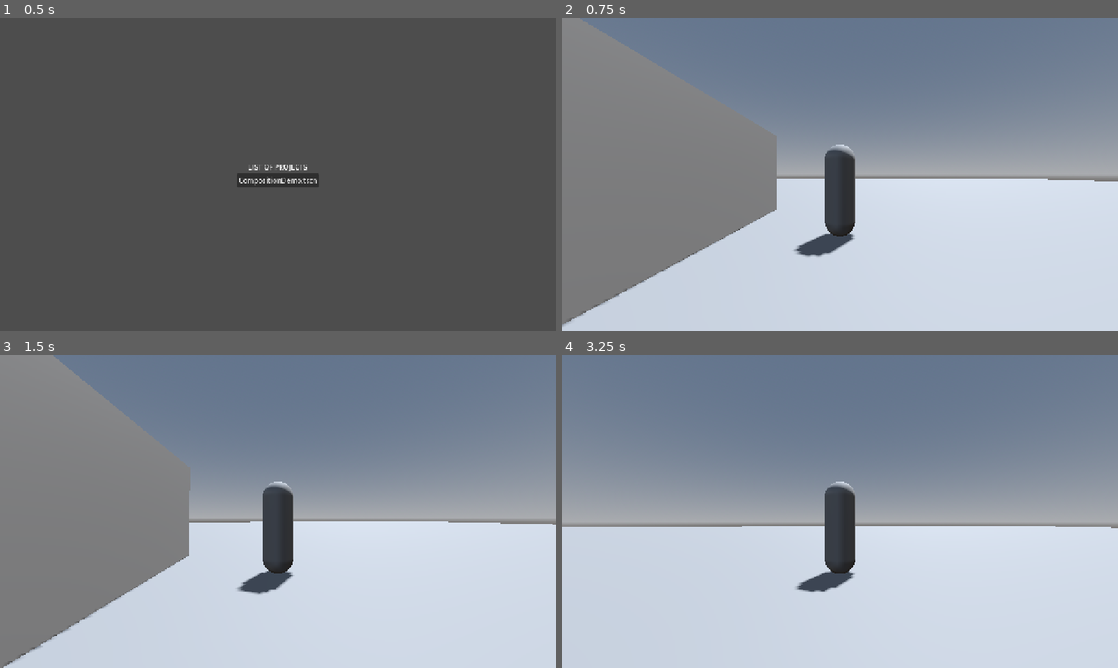
Above: before the commit, frames 1-4 (two rows, left to right).
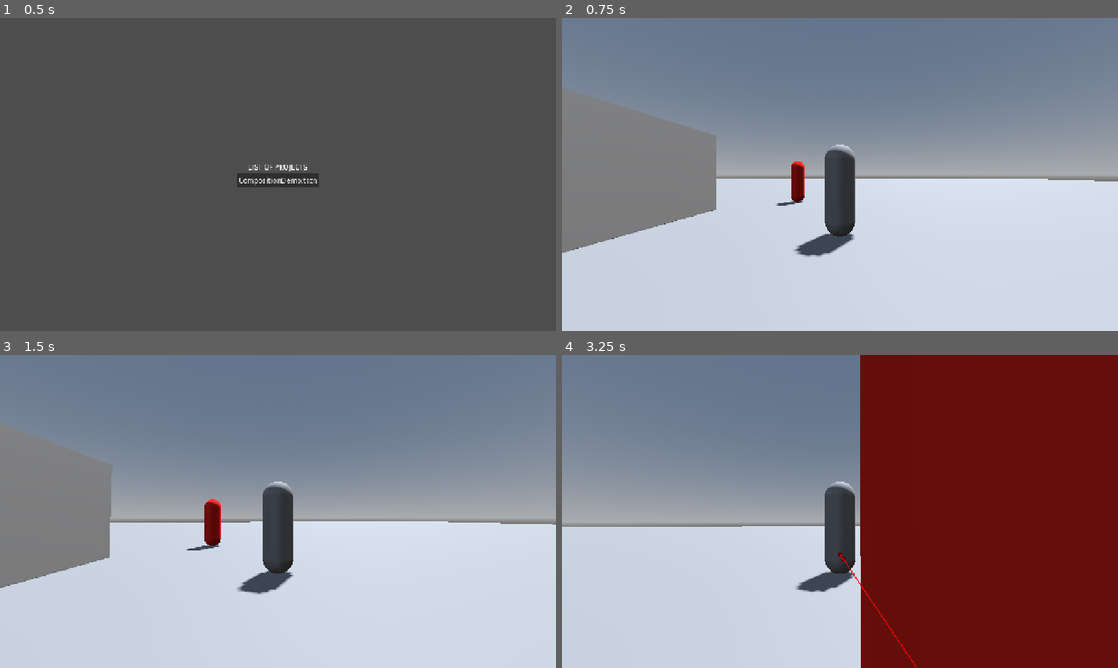
Above: after the commit, the same moments.

Repository: LATRio/ProjectsCollection_Godot
Game: Godot game, scene res://Root.tscn
Same seed, same stepped clock (60 frames per second), same inputs: the game is played once before the commit and once after it.
Inputs (mouse positions are in pixels of both pictures, inside the frame that each line leads up to):
- Up to frame 1 (0.5 s): no input
- Up to frame 2 (0.75 s): click "CompositionDemo.tscn" at 0.5 s
- Up to frame 3 (1.5 s): tap Enter at 1.25 s; move the mouse to (305, 511) at 1.27 s; hold W (up) from 1.28 s (still down); tap H (heal) at 1.35 s
- Up to frame 4 (3.25 s): keep holding W (up); tap Space (jump) at 1.52, 2.27 s; tap T (track_me, bound only after the commit) at 1.55, 2.1, 3.05 s; move the mouse to (812, 511) at 2.02 s; tap H (heal) at 2.3, 2.85 s; move the mouse to (851, 505) at 2.77 s

Frame 1 is identical in both runs. In frame 2, 8.7% of the frame differs, in the area x 0-44%, y 0-99%; in frame 3, 11%; in frame 4, 46%, in the area x 49-100%, y 0-100%.

Commit message:
Added Enemy scene with navigation
Needs to be refactored

Diff:
--- a/TestProjects/Composition/Components/input_component.gd
+++ b/TestProjects/Composition/Components/input_component.gd
@@ -8,6 +8,7 @@
 var jump_pressed := false
 var heal_pressed := false
 var hurt_pressed := false
+var track_me_pressed := false
 
 var mouse_out_of_window := false
 
@@ -45,3 +46,4 @@
 	jump_pressed = Input.is_action_just_pressed("jump")
 	heal_pressed = Input.is_action_just_pressed("heal")
 	hurt_pressed = Input.is_action_just_pressed("hurt")
+	track_me_pressed = Input.is_action_just_pressed("track_me")
--- a/TestProjects/Composition/Components/movement_component.gd
+++ b/TestProjects/Composition/Components/movement_component.gd
@@ -6,7 +6,7 @@
 
 @export var body: CharacterBody3D
 @export var model: Node3D
-@export var speed := 8.0
+@export var speed := 4.0
 @export var jump_velocity := 12.0
 @export var gravity_multiplier := 3.0
 
@@ -15,6 +15,7 @@
 var camera_right := Vector3.ZERO
 var wants_jump := false
 
+var needs_to_move := false
 
 func tick(delta: float) -> void:
 	if not body:
@@ -46,8 +47,8 @@
 
 # Utility movement function. Useful for cutscenes or NPCs
 func move_towards_position(target_pos: Vector3) -> void:
-	# Placeholder
-	pass
+	var target_dir := target_pos - body.global_position
+	move_dir = Vector2(target_dir.x, target_dir.z)
 
 
 # Utility model function. Useful if model needs to lock onto something.
--- a/TestProjects/Composition/Scenes/CompositionDemo.tscn
+++ b/TestProjects/Composition/Scenes/CompositionDemo.tscn
@@ -1,6 +1,7 @@
 [gd_scene format=3 uid="uid://d4ia3t5013fpr"]
 
 [ext_resource type="PackedScene" uid="uid://cd74sktarywx8" path="res://TestProjects/Composition/Scenes/player.tscn" id="1_1qkwt"]
+[ext_resource type="PackedScene" uid="uid://h1h5kooapabs" path="res://TestProjects/Composition/Scenes/enemy.tscn" id="2_vi70s"]
 
 [sub_resource type="ProceduralSkyMaterial" id="ProceduralSkyMaterial_1qkwt"]
 sky_horizon_color = Color(0.66224277, 0.6717428, 0.6867428, 1)
@@ -13,6 +14,10 @@
 background_mode = 2
 sky = SubResource("Sky_vi70s")
 
+[sub_resource type="NavigationMesh" id="NavigationMesh_pntbq"]
+vertices = PackedVector3Array(-49.5, 0.47399127, -2.25, -5.25, 0.47399127, -2, -5.25, 0.47399127, -3.5, -4.25, 0.47399127, -3.75, -4.25, 0.47399127, -49.5, -49.5, 0.47399127, -49.5, -3.5, 0.47399127, -3.5, 49.5, 0.47399127, -1.5, 49.5, 0.47399127, -49.5, -3.5, 0.47399127, -1.5, -49.5, 0.47399127, 2.25, -5.25, 0.47399127, 2, -3.5, 0.47399127, 1.5, 49.5, 0.47399127, 1.5, -3.5, 0.47399127, 3.5, -4.25, 0.47399127, 3.75, -4.25, 0.47399127, 49.5, 49.5, 0.47399127, 49.5, -5.25, 0.47399127, 3.5, -49.5, 0.47399127, 49.5)
+polygons = [PackedInt32Array(2, 1, 0), PackedInt32Array(2, 0, 3), PackedInt32Array(3, 0, 4), PackedInt32Array(4, 0, 5), PackedInt32Array(3, 4, 6), PackedInt32Array(6, 4, 8), PackedInt32Array(6, 8, 7), PackedInt32Array(7, 9, 6), PackedInt32Array(11, 10, 1), PackedInt32Array(1, 10, 0), PackedInt32Array(9, 7, 12), PackedInt32Array(12, 7, 13), PackedInt32Array(15, 14, 16), PackedInt32Array(16, 14, 17), PackedInt32Array(17, 14, 13), PackedInt32Array(14, 12, 13), PackedInt32Array(10, 11, 18), PackedInt32Array(18, 15, 10), PackedInt32Array(10, 15, 16), PackedInt32Array(10, 16, 19)]
+
 [sub_resource type="PlaneMesh" id="PlaneMesh_pntbq"]
 size = Vector2(100, 100)
 
@@ -20,7 +25,7 @@
 data = PackedVector3Array(50, 0, 50, -50, 0, 50, 50, 0, -50, -50, 0, 50, -50, 0, -50, 50, 0, -50)
 
 [sub_resource type="BoxMesh" id="BoxMesh_pntbq"]
-size = Vector3(0.51, 2.555, 6.005)
+size = Vector3(0.35601562, 2.555, 6.005)
 
 [sub_resource type="ConcavePolygonShape3D" id="ConcavePolygonShape3D_1qkwt"]
 data = PackedVector3Array(-0.255, 1.2774999, 3.0024998, 0.255, 1.2774999, 3.0024998, -0.255, -1.2774999, 3.0024998, 0.2 …(1004 unchanged characters)…
@@ -36,24 +41,31 @@
 transform = Transform3D(-0.8660254, -0.43301278, 0.25, 0, 0.49999997, 0.86602545, -0.50000006, 0.75, -0.43301266, 0, 0, 0)
 shadow_enabled = true
 
-[node name="Level" type="Node3D" parent="." unique_id=1806523557]
+[node name="NavigationRegion3D" type="NavigationRegion3D" parent="." unique_id=280231122]
+navigation_mesh = SubResource("NavigationMesh_pntbq")
 metadata/_edit_lock_ = true
 
-[node name="MeshInstance3D" type="MeshInstance3D" parent="Level" unique_id=1371562573]
+[node name="Level" type="Node3D" parent="NavigationRegion3D" unique_id=1806523557]
+metadata/_edit_lock_ = true
+
+[node name="MeshInstance3D" type="MeshInstance3D" parent="NavigationRegion3D/Level" unique_id=1371562573]
 mesh = SubResource("PlaneMesh_pntbq")
 
-[node name="StaticBody3D" type="StaticBody3D" parent="Level/MeshInstance3D" unique_id=39941384]
+[node name="StaticBody3D" type="StaticBody3D" parent="NavigationRegion3D/Level/MeshInstance3D" unique_id=39941384]
 
-[node name="CollisionShape3D" type="CollisionShape3D" parent="Level/MeshInstance3D/StaticBody3D" unique_id=1013564224]
+[node name="CollisionShape3D" type="CollisionShape3D" parent="NavigationRegion3D/Level/MeshInstance3D/StaticBody3D" unique_id=1013564224]
 shape = SubResource("ConcavePolygonShape3D_vi70s")
 
-[node name="MeshInstance3D2" type="MeshInstance3D" parent="Level" unique_id=879727201]
-transform = Transform3D(0.9999785, 0, -0.0065563577, 0, 1, 0, 0.0065563577, 0, 0.9999785, -2.4521217, 1.2514913, 0)
+[node name="MeshInstance3D2" type="MeshInstance3D" parent="NavigationRegion3D/Level" unique_id=879727201]
+transform = Transform3D(0.9999785, 0, -0.0065563577, 0, 1, 0, 0.0065563577, 0, 0.9999785, -4.4230003, 1.2514913, -0.00050478824)
 mesh = SubResource("BoxMesh_pntbq")
 
-[node name="StaticBody3D" type="StaticBody3D" parent="Level/MeshInstance3D2" unique_id=1761263151]
+[node name="StaticBody3D" type="StaticBody3D" parent="NavigationRegion3D/Level/MeshInstance3D2" unique_id=1761263151]
 
-[node name="CollisionShape3D" type="CollisionShape3D" parent="Level/MeshInstance3D2/StaticBody3D" unique_id=810654752]
+[node name="CollisionShape3D" type="CollisionShape3D" parent="NavigationRegion3D/Level/MeshInstance3D2/StaticBody3D" unique_id=810654752]
 shape = SubResource("ConcavePolygonShape3D_1qkwt")
 
-[node name="Player" parent="." unique_id=1090884800 instance=ExtResource("1_1qkwt")]
+[node name="Player" parent="NavigationRegion3D" unique_id=1090884800 instance=ExtResource("1_1qkwt")]
+
+[node name="Enemy" parent="NavigationRegion3D" unique_id=1543108756 instance=ExtResource("2_vi70s")]
+transform = Transform3D(1, 0, 0, 0, 1, 0, 0, 0, 1, -1.8524551, 2.3841858e-07, -4.9247403)
--- /dev/null
+++ b/TestProjects/Composition/Scenes/enemy.gd
@@ -0,0 +1,28 @@
+class_name Enemy
+extends CharacterBody3D
+
+@onready var movement_component: MovementComponent = %MovementComponent
+@onready var health_component: HealthComponent = %HealthComponent
+@onready var navigation_agent_3d: NavigationAgent3D = %NavigationAgent3D
+
+
+func _physics_process(delta: float) -> void:
+	if not navigation_agent_3d.is_navigation_finished():
+		movement_component.move_towards_position(navigation_agent_3d.get_next_path_position())
+	movement_component.camera_forward = transform.basis.z
+	movement_component.camera_right = transform.basis.x
+	movement_component.camera_forward.y = 0.0
+	movement_component.camera_right.y = 0.0
+	movement_component.tick(delta)
+
+
+func _on_navigation_agent_3d_path_changed() -> void:
+	movement_component.needs_to_move = true
+	navigation_agent_3d.debug_enabled = true
+
+
+func _on_navigation_agent_3d_navigation_finished() -> void:
+	print("navigation finished")
+	movement_component.needs_to_move = false
+	movement_component.move_dir = Vector2.ZERO
+	navigation_agent_3d.debug_enabled = false
--- /dev/null
+++ b/TestProjects/Composition/Scenes/enemy.tscn
@@ -0,0 +1,51 @@
+[gd_scene format=3 uid="uid://h1h5kooapabs"]
+
+[ext_resource type="Script" uid="uid://cg3168re5k2ln" path="res://TestProjects/Composition/Scenes/enemy.gd" id="1_ik2m1"]
+[ext_resource type="Script" uid="uid://qn6fhrwvh4v5" path="res://TestProjects/Composition/Components/movement_component.gd" id="2_e82u0"]
+[ext_resource type="Script" uid="uid://s2npqkkticrm" path="res://TestProjects/Composition/Components/health_component.gd" id="3_qodjt"]
+
+[sub_resource type="CapsuleMesh" id="CapsuleMesh_ly7sk"]
+radius = 0.3
+height = 1.789
+
+[sub_resource type="StandardMaterial3D" id="StandardMaterial3D_hjplf"]
+albedo_color = Color(1, 0.1287576, 0.07650435, 1)
+
+[sub_resource type="CapsuleShape3D" id="CapsuleShape3D_ik2m1"]
+radius = 0.3
+height = 1.789414
+
+[node name="Enemy" type="CharacterBody3D" unique_id=1543108756 groups=["Enemies"]]
+collision_layer = 4
+collision_mask = 7
+script = ExtResource("1_ik2m1")
+
+[node name="MeshInstance3D" type="MeshInstance3D" parent="." unique_id=727220845]
+transform = Transform3D(1, 0, 0, 0, 1, 0, 0, 0, 1, 0, 0.895, 0)
+mesh = SubResource("CapsuleMesh_ly7sk")
+surface_material_override/0 = SubResource("StandardMaterial3D_hjplf")
+
+[node name="CollisionShape3D" type="CollisionShape3D" parent="." unique_id=780869077]
+transform = Transform3D(1, 0, 0, 0, 1, 0, 0, 0, 1, 0, 0.895, 0)
+shape = SubResource("CapsuleShape3D_ik2m1")
+
+[node name="MovementComponent" type="Node" parent="." unique_id=1504143629 node_paths=PackedStringArray("body")]
+unique_name_in_owner = true
+script = ExtResource("2_e82u0")
+body = NodePath("..")
+metadata/_custom_type_script = "uid://qn6fhrwvh4v5"
+
+[node name="HealthComponent" type="Node" parent="." unique_id=1140802132]
+unique_name_in_owner = true
+script = ExtResource("3_qodjt")
+metadata/_custom_type_script = "uid://s2npqkkticrm"
+
+[node name="NavigationAgent3D" type="NavigationAgent3D" parent="." unique_id=539737375]
+unique_name_in_owner = true
+path_desired_distance = 0.5
+target_desired_distance = 0.1
+debug_enabled = true
+debug_path_custom_color = Color(1, 0, 0.0143585205, 1)
+
+[connection signal="navigation_finished" from="NavigationAgent3D" to="." method="_on_navigation_agent_3d_navigation_finished"]
+[connection signal="path_changed" from="NavigationAgent3D" to="." method="_on_navigation_agent_3d_path_changed"]
--- a/TestProjects/Composition/Scenes/player.gd
+++ b/TestProjects/Composition/Scenes/player.gd
@@ -30,6 +30,10 @@
 		health_component.heal(5.0)
 	if input_component.hurt_pressed:
 		health_component.damage(10.0)
+	if input_component.track_me_pressed:
+		var enemy := get_tree().get_first_node_in_group("Enemies") as Enemy
+		print("Telling enemy to move")
+		enemy.navigation_agent_3d.target_position = global_position
 
 
 func _player_died() -> void:
--- a/TestProjects/Composition/Scenes/player.tscn
+++ b/TestProjects/Composition/Scenes/player.tscn
@@ -16,6 +16,7 @@
 
 [node name="Player" type="CharacterBody3D" unique_id=1090884800]
 collision_layer = 2
+collision_mask = 5
 script = ExtResource("1_lfm6e")
 
 [node name="MeshInstance3D" type="MeshInstance3D" parent="." unique_id=1592783622]
@@ -42,7 +43,6 @@
 unique_name_in_owner = true
 script = ExtResource("4_2jssq")
 body = NodePath("..")
-speed = 4.0
 
 [node name="HealthComponent" type="Node" parent="." unique_id=2085628982]
 unique_name_in_owner = true
--- a/project.godot
+++ b/project.godot
@@ -66,6 +66,11 @@
 "events": [Object(InputEventKey,"resource_local_to_scene":false,"resource_name":"","device":-1,"window_id":0,"alt_press …(192 unchanged characters)…
 ]
 }
+track_me={
+"deadzone": 0.2,
+"events": [Object(InputEventKey,"resource_local_to_scene":false,"resource_name":"","device":-1,"window_id":0,"alt_pressed":false,"shift_pressed":false,"ctrl_pressed":false,"meta_pressed":false,"pressed":false,"keycode":0,"physical_keycode":84,"key_label":0,"unicode":116,"location":0,"echo":false,"script":null)
+]
+}
 
 [layer_names]
 
@@ -74,6 +79,7 @@
 2d_physics/layer_2="WorldSolid"
 3d_physics/layer_2="Player"
 2d_physics/layer_3="WorldChasm"
+3d_physics/layer_3="Enemy"
 
 [physics]
 
Not shown, added: TestProjects/Composition/Scenes/enemy.gd.uid
